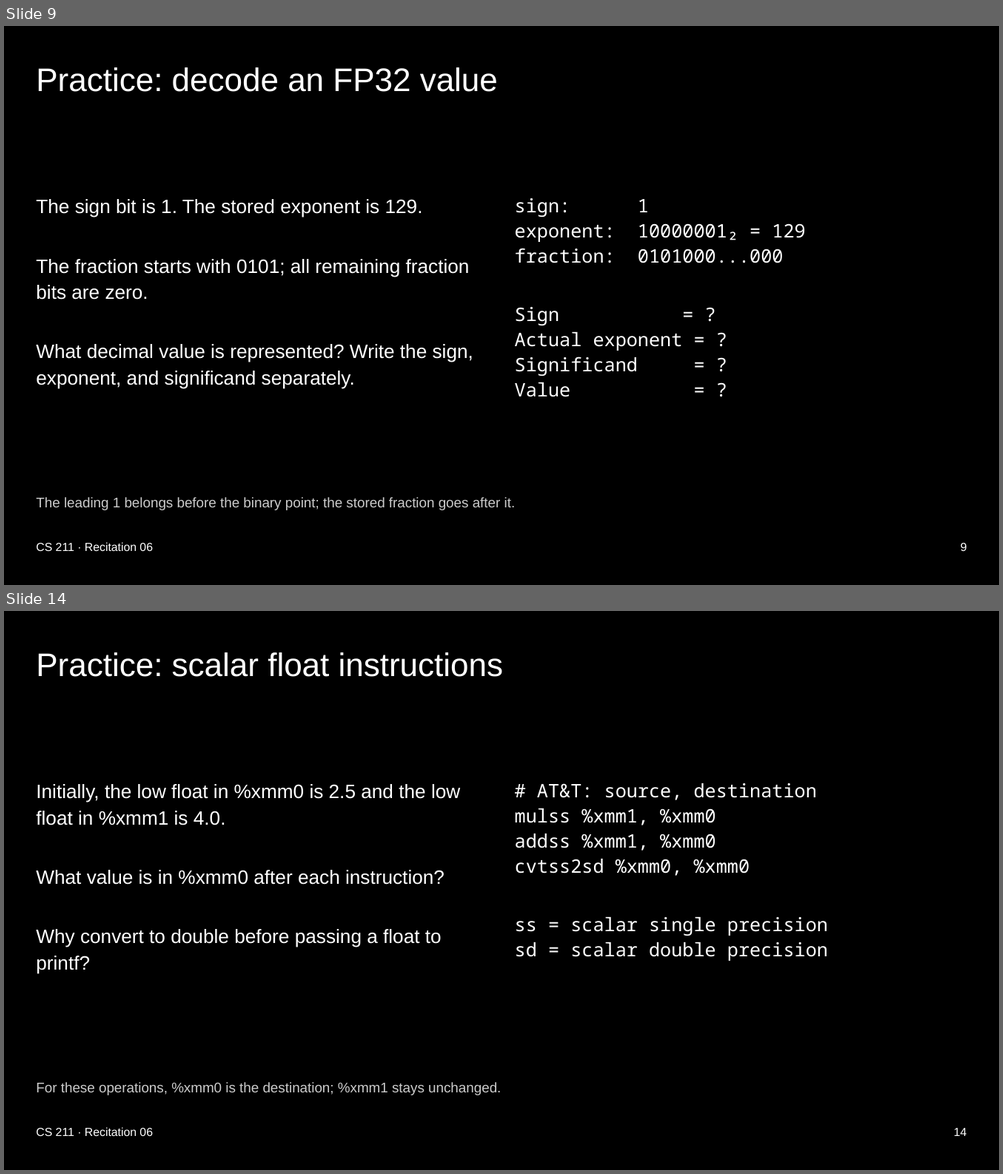
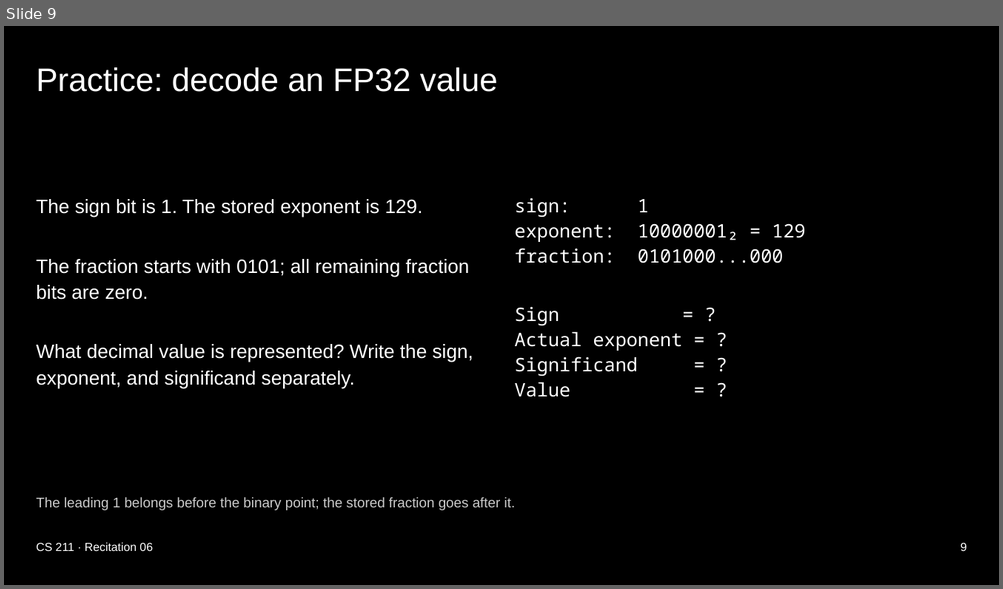
Before and after one commit to xsebby/portfolio, a slide deck: public/presentations/CS211_Recitation_6.pptx. Shown one above the other, each under a label of ours: slides 9 and 14 before the commit, slide 9 after it; the slides between them are not shown. The pictures are 1003x1174 and 1003x589 pixels, drawn with LibreOffice and Linux fonts; fonts in the diff are those of the drawing. Boxes give left, top, right and bottom in pixels: in the first picture for what was removed or moved away, otherwise in the second. Text is boxed around its words. In the diff, an @@ line names an element or a change of style, - is before the commit and + after.

```diff
--- a/public/presentations/CS211_Recitation_6.pptx
+++ b/public/presentations/CS211_Recitation_6.pptx
@@ slide 14 removed at (4,611,999,1170), background #000000 @@
@@ title removed at (36,652,503,677) @@
-Practice: scalar float instructions
@@ text removed at (36,784,460,974) @@
-Initially, the low float in %xmm0 is 2.5 and the low float in %xmm1 is 4.0.
-What value is in %xmm0 after each instruction?
-Why convert to double before passing a float to printf?
@@ text removed at (515,783,828,961) @@
-# AT&T: source, destination
-mulss %xmm1, %xmm0
-addss %xmm1, %xmm0
-cvtss2sd %xmm0, %xmm0
-ss = scalar single precision
-sd = scalar double precision
@@ text removed at (36,1082,501,1096) @@
-For these operations, %xmm0 is the destination; %xmm1 stays unchanged.
@@ text removed at (36,1128,153,1136) @@
-CS 211 · Recitation 06
@@ text removed at (953,1128,967,1136) @@
-14
```
Also in this commit, not shown: 3 slides changed, 5 other slides removed, 3 other files.
